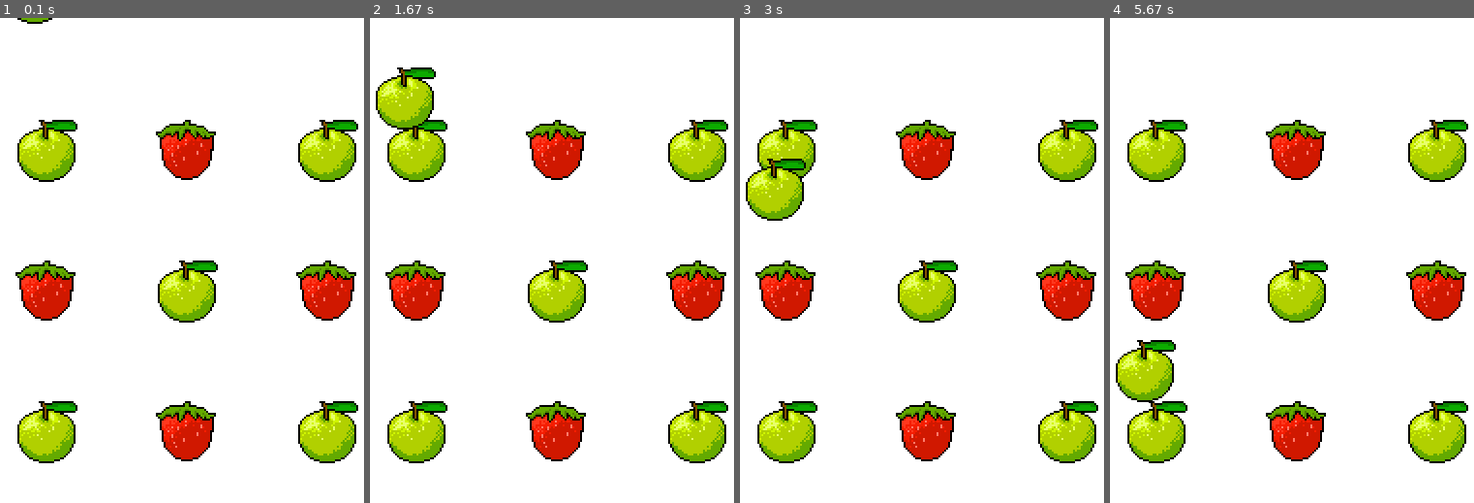
Above: before the commit, frames 1-4 (left to right).
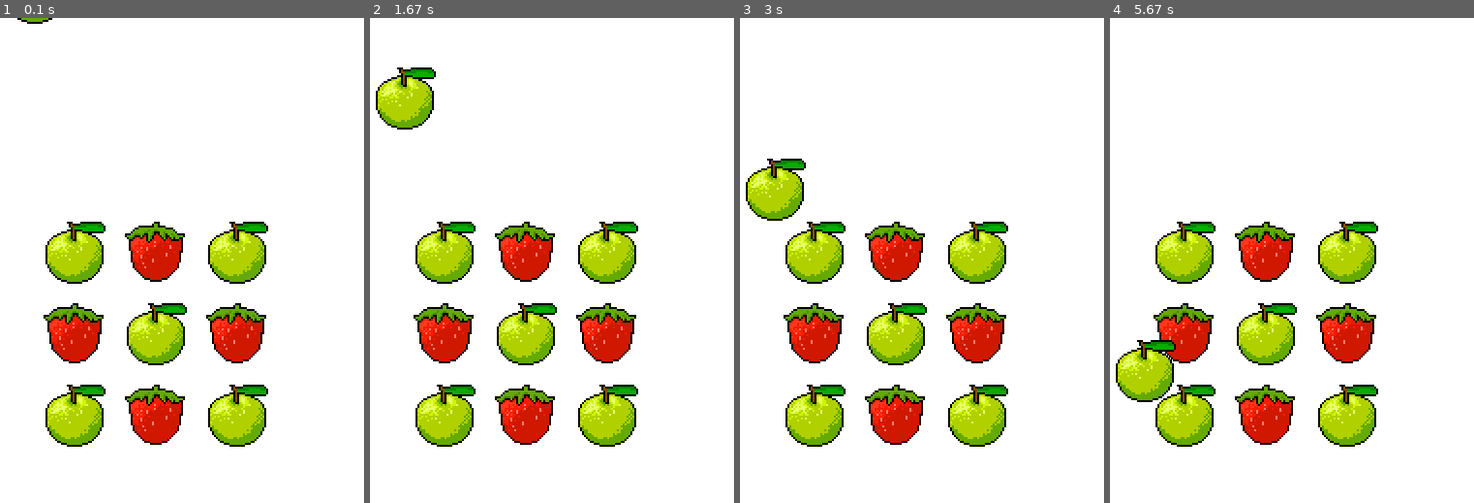
Above: after the commit, the same moments.

Repository: Joshkaki00/pygame-tutorial
Game: pygame game, started from game.py
The game is run twice, just before and just after one commit, with the same random seed, the same clock (stepped at 60 frames per second) and the same inputs.
Inputs:
- Up to frame 1 (0.1 s): no input
- Up to frame 2 (1.67 s): no input
- Up to frame 3 (3 s): no input
- Up to frame 4 (5.67 s): no input

The runs differ from the first frame. In frame 1, 26% of the frame differs, in the area x 4-99%, y 21-92%; in frame 2, 26%; in frame 3, 26%; in frame 4, 26%.

Commit message:
updated grid

Diff:
--- a/game.py
+++ b/game.py
@@ -47,9 +47,9 @@
 
 # Grid setup
 grid_size = 3
-spacing = 145
-total_width = (grid_size - 1) * spacing
-total_height = (grid_size - 1) * spacing
+spacing = 64 + 20 # 64 pixels for image size, 20 pixels for spacing
+total_width = (grid_size *64 ) + ((grid_size - 1) * 20)
+total_height = (grid_size - 1) * ((grid_size - 1) * 20)
 start_x = (500 - total_width) / 2
 start_y = (500 - total_height) / 2
 
